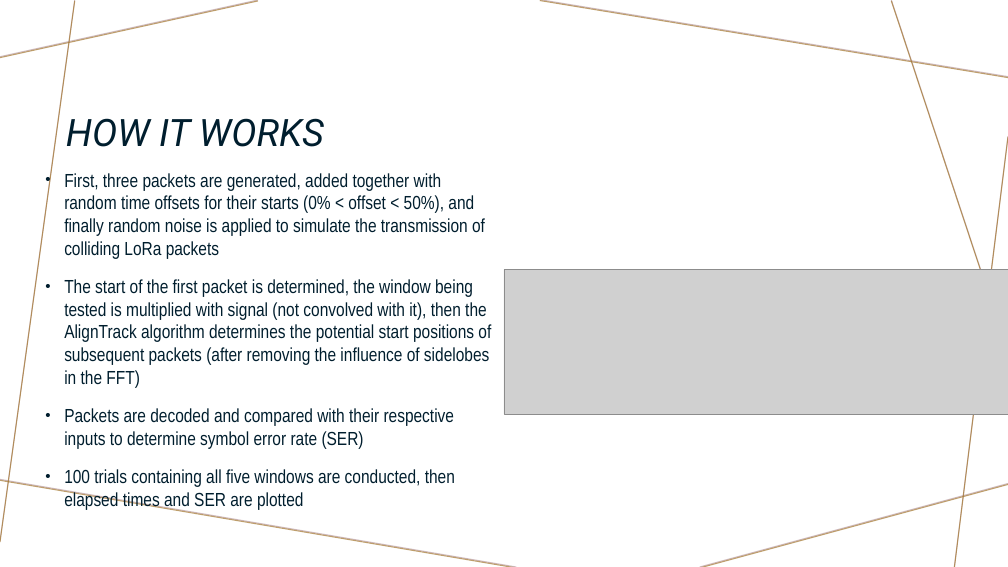
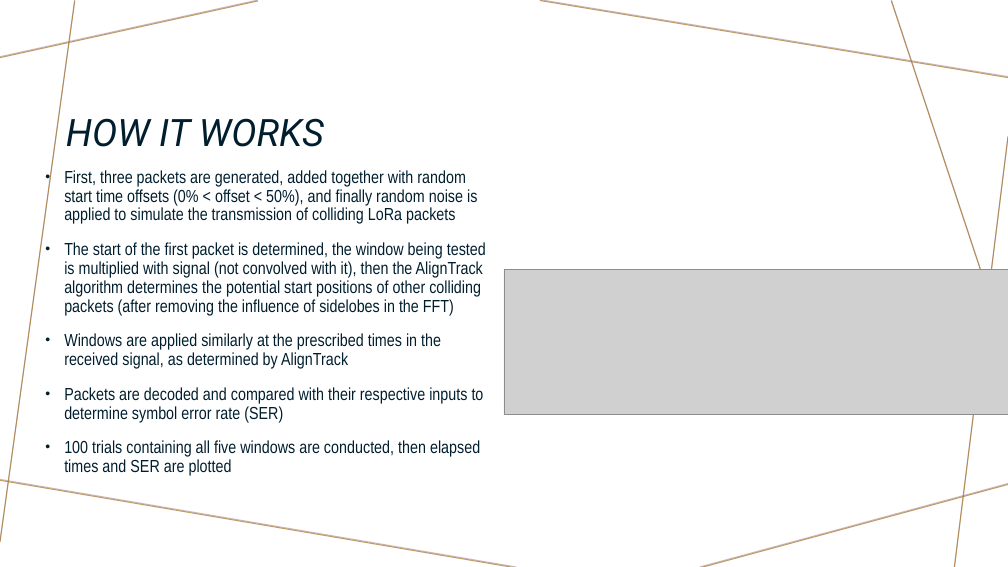
Before and after one commit to tiedyefreak22/Sap-Flow-LORA, a slide deck: slide 7 of LoRa Mesh/AlignTrack/SchoolProj/Deconfliction of LoRa Packets Using AlignTrack with Various Windowing Techniques.pptx. Drawn at 1008x567 pixels with LibreOffice and Linux fonts; fonts in the diff are those of the drawing; grey boxes stand for pictures. Boxes give left, top, right and bottom in pixels: in the first picture for what was removed or moved away, otherwise in the second. Text is boxed around its words. In the diff, an @@ line names an element or a change of style, - is before the commit and + after.

```diff
--- a/LoRa Mesh/AlignTrack/SchoolProj/Deconfliction of LoRa Packets Using AlignTrack with Various Windowing Techniques.pptx
+++ b/LoRa Mesh/AlignTrack/SchoolProj/Deconfliction of LoRa Packets Using AlignTrack with Various Windowing Techniques.pptx
@@ text at (64, 170, 486, 369): text changed; size 18 to 16.6 pt @@
-  • First, three packets are generated, added together with random time offsets for their starts (0% < offset < 50%), and finally random noise is applied to simulate the transmission of colliding LoRa packets
-  • The start of the first packet is determined, the window being tested is multiplied with signal (not convolved with it), then the AlignTrack algorithm determines the potential start positions of subsequent packets (after removing the influence of sidelobes in the FFT)
+  • First, three packets are generated, added together with random start time offsets (0% < offset < 50%), and finally random noise is applied to simulate the transmission of colliding LoRa packets
+  • The start of the first packet is determined, the window being tested is multiplied with signal (not convolved with it), then the AlignTrack algorithm determines the potential start positions of other colliding packets (after removing the influence of sidelobes in the FFT)
+  • Windows are applied similarly at the prescribed times in the received signal, as determined by AlignTrack
@@ text at (64, 387, 484, 476): size 18 to 16.6 pt in "Packets are decoded and compared with their ...", "100 trials containing all five windows are ..."; line spacing 1 to 0.9 @@
```
Also in this commit, not shown: 2 other slides changed.
